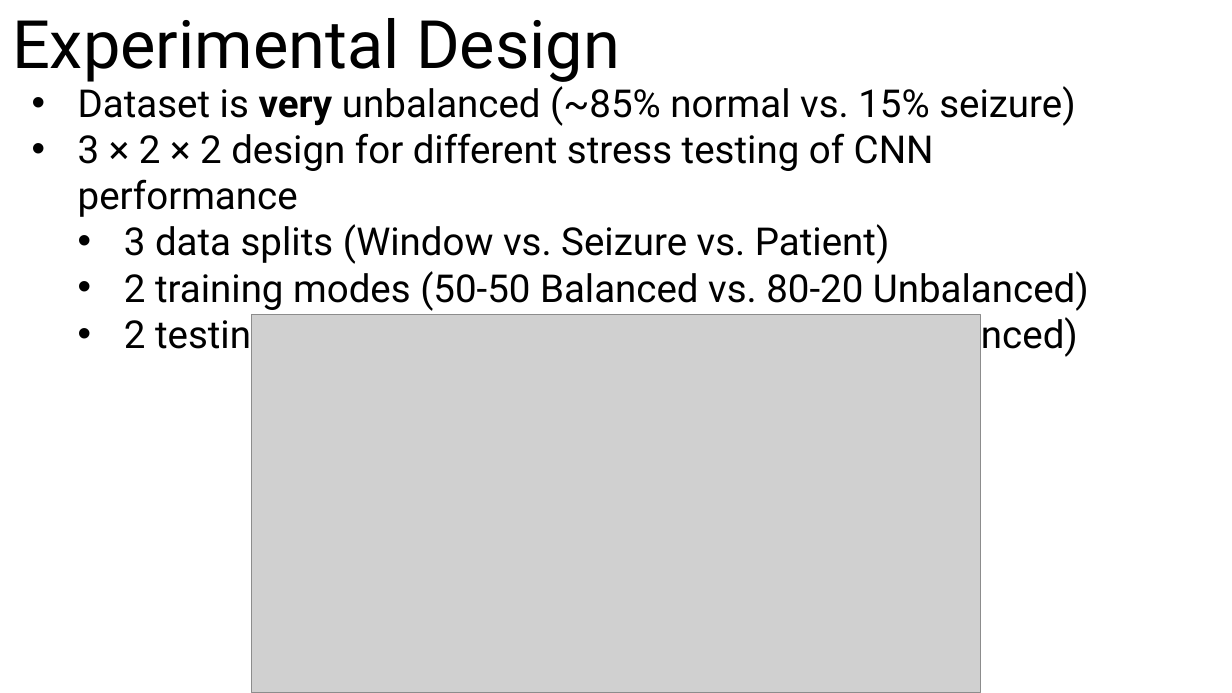
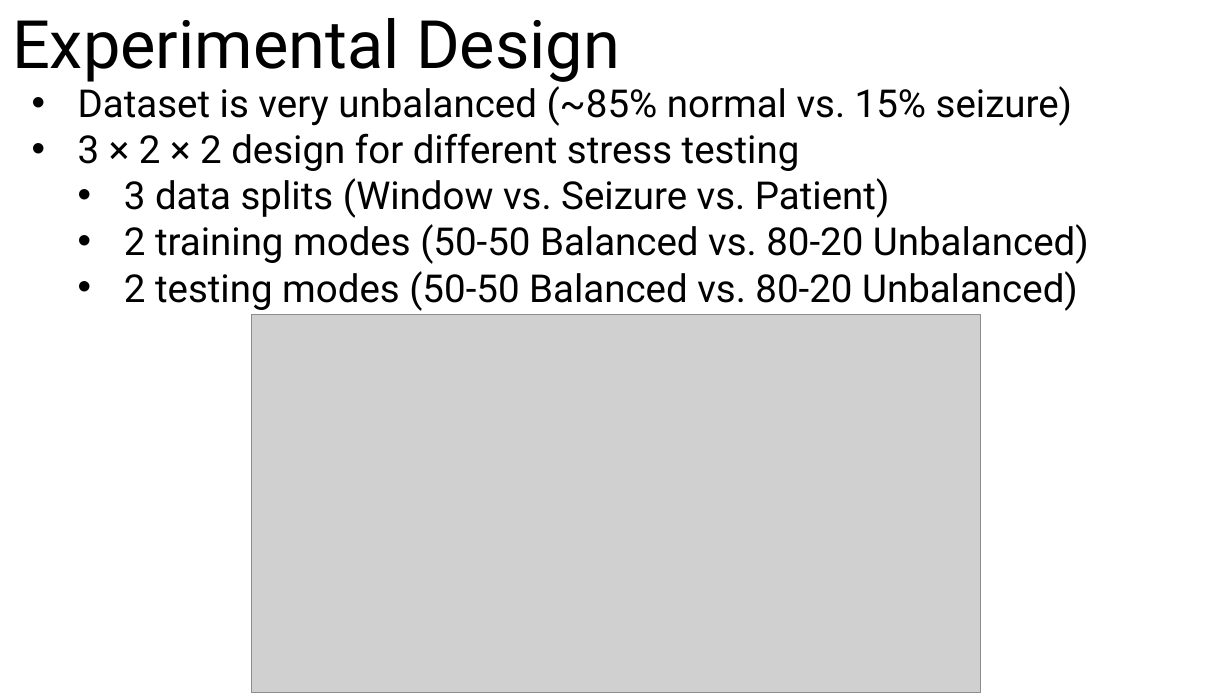
Before and after one commit to eshin21/EpilepsyDeepLearning, a slide deck: slide 9 of Group 3 Seizures Deep Learning Presentation.pptx. Drawn at 1232x693 pixels with LibreOffice and Linux fonts; fonts in the diff are those of the drawing; grey boxes stand for pictures. Boxes give left, top, right and bottom in pixels: in the first picture for what was removed or moved away, otherwise in the second. Text is boxed around its words. In the diff, an @@ line names an element or a change of style, - is before the commit and + after.

```diff
--- a/Group 3 Seizures Deep Learning Presentation.pptx
+++ b/Group 3 Seizures Deep Learning Presentation.pptx
@@ text at <box>78,86,1072,126</box>: bold off in "very" @@
@@ text at <box>78,133,800,171</box>: text changed @@
-• 3 × 2 × 2 design for different stress testing of CNN performance
+• 3 × 2 × 2 design for different stress testing
```
Also in this commit, not shown: 7 other slides changed, 4 slides added, 2 slides removed, 5 other files.
